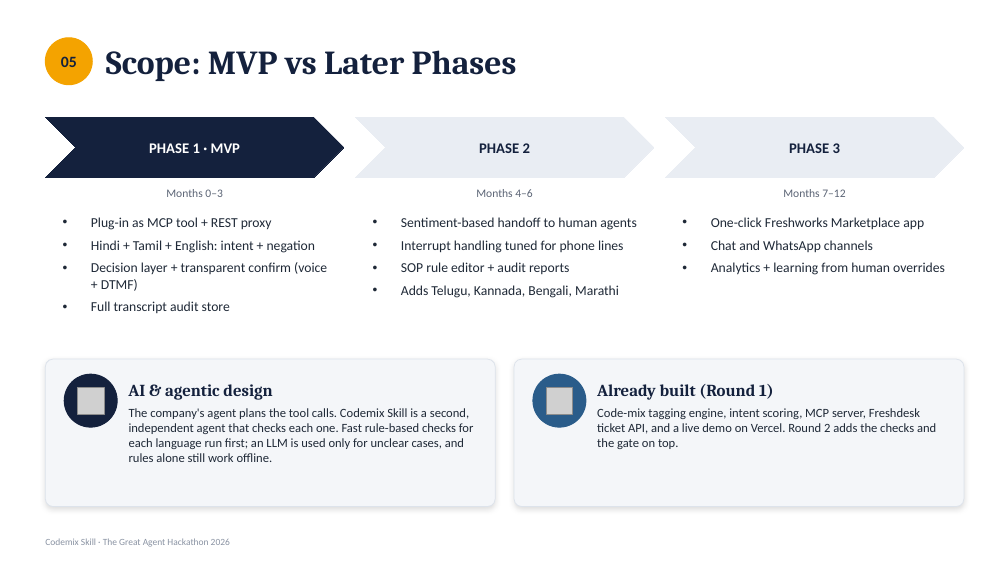
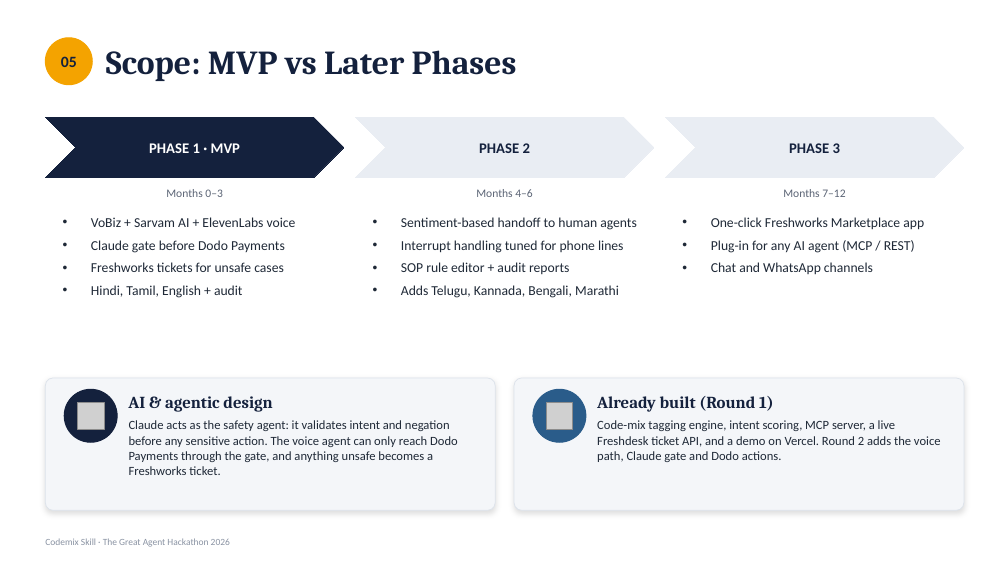
Before and after one commit to ramanathanmani/great-agent-hackathon-2026, a slide deck: slide 17 of docs/presentation/CodemixSkill-Business-Case.pptx (slide 15 before the commit). Drawn at 1008x567 pixels with LibreOffice and Linux fonts; fonts in the diff are those of the drawing; grey boxes stand for pictures. Boxes give left, top, right and bottom in pixels: in the first picture for what was removed or moved away, otherwise in the second. Text is boxed around its words. In the diff, an @@ line names an element or a change of style, - is before the commit and + after.

```diff
--- a/docs/presentation/CodemixSkill-Business-Case.pptx
+++ b/docs/presentation/CodemixSkill-Business-Case.pptx
@@ text at (x1=91, y1=217, x2=296, y2=298): text changed @@
-• Plug-in as MCP tool + REST proxy
-• Hindi + Tamil + English: intent + negation
-• Decision layer + transparent confirm (voice + DTMF)
-• Full transcript audit store
+• VoBiz + Sarvam AI + ElevenLabs voice
+• Claude gate before Dodo Payments
+• Freshworks tickets for unsafe cases
+• Hindi, Tamil, English + audit
@@ text at (x1=711, y1=240, x2=915, y2=253): paragraph added @@
+• Plug-in for any AI agent (MCP / REST)
@@ text at (x1=711, y1=262, x2=945, y2=275): paragraph removed @@
-• Analytics + learning from human overrides
@@ rounded rectangle resized from (x1=45, y1=359, x2=495, y2=507) to (x1=45, y1=378, x2=495, y2=510) @@
@@ rounded rectangle at (x1=45, y1=378, x2=495, y2=510): proportions changed @@
@@ rounded rectangle at (x1=514, y1=378, x2=964, y2=510): proportions changed @@
@@ rounded rectangle resized from (x1=514, y1=359, x2=964, y2=507) to (x1=514, y1=378, x2=964, y2=510) @@
@@ 2 pictures, 2 texts, 2 ellipses moved together from (x1=64, y1=374, x2=774, y2=427) to (x1=64, y1=389, x2=774, y2=442) @@
@@ text at (x1=129, y1=420, x2=458, y2=475): text changed @@
-The company's agent plans the tool calls. Codemix Skill is a second, independent agent that checks each one. Fast rule-based checks for each language run first; an LLM is used only for unclear cases, and rules alone still work offline.
+Claude acts as the safety agent: it validates intent and negation before any sensitive action. The voice agent can only reach Dodo Payments through the gate, and anything unsafe becomes a Freshworks ticket.
@@ text at (x1=597, y1=420, x2=941, y2=462): text changed @@
-Code-mix tagging engine, intent scoring, MCP server, Freshdesk ticket API, and a live demo on Vercel. Round 2 adds the checks and the gate on top.
+Code-mix tagging engine, intent scoring, MCP server, a live Freshdesk ticket API, and a demo on Vercel. Round 2 adds the voice path, Claude gate and Dodo actions.
```
Also in this commit, not shown: 18 other slides changed, 3 slides added, 1 slide removed, 2 other files.
